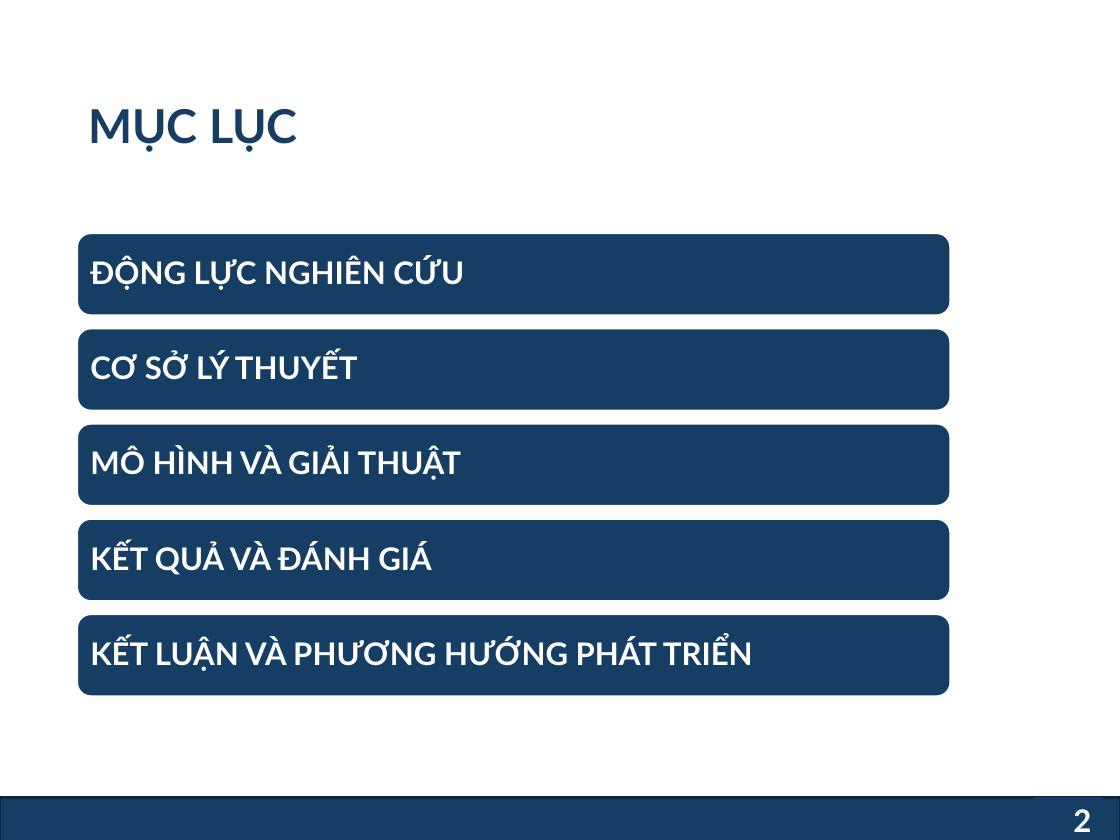
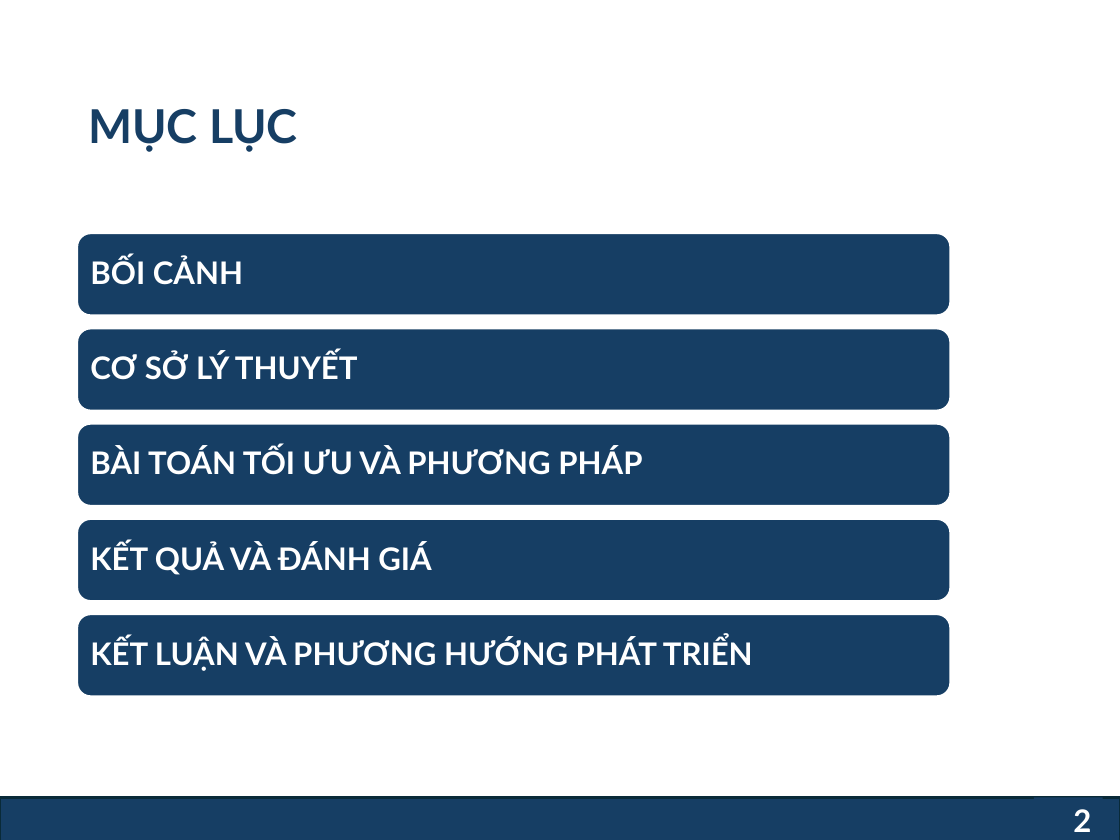
Before and after one commit to ngthvinh08/Graduation_Thesis_2026, a slide deck: slide 2 of final/Nguyễn Thành Vinh - KLTN.pptx. Drawn at 1120x840 pixels with LibreOffice and Linux fonts; fonts in the diff are those of the drawing; background and template pictures are left out. Boxes give left, top, right and bottom in pixels: in the first picture for what was removed or moved away, otherwise in the second. Text is boxed around its words. In the diff, an @@ line names an element or a change of style, - is before the commit and + after.

```diff
--- a/final/Nguyễn Thành Vinh - KLTN.pptx
+++ b/final/Nguyễn Thành Vinh - KLTN.pptx
@@ text at (90,257,243,285): text changed @@
-ĐỘNG LỰC NGHIÊN CỨU
+BỐI CẢNH
@@ text at (90,447,642,475): text changed @@
-MÔ HÌNH VÀ GIẢI THUẬT
+BÀI TOÁN TỐI ƯU VÀ PHƯƠNG PHÁP
```
Also in this commit, not shown: 14 other slides changed, 3 slides added, 2 slides removed, 9 other files.
